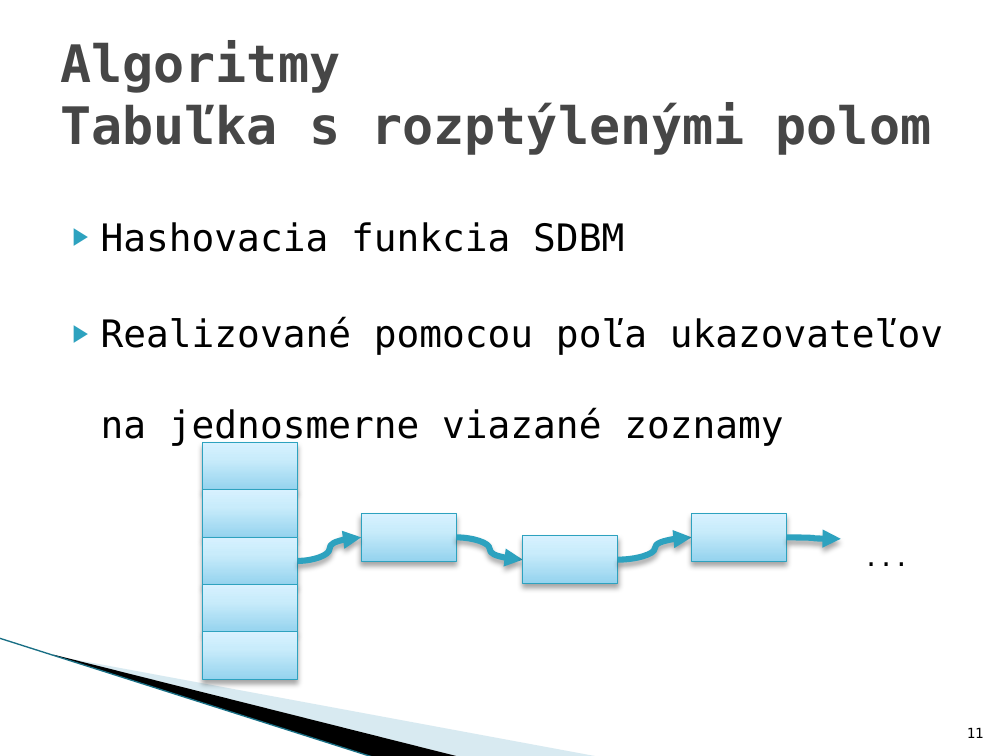
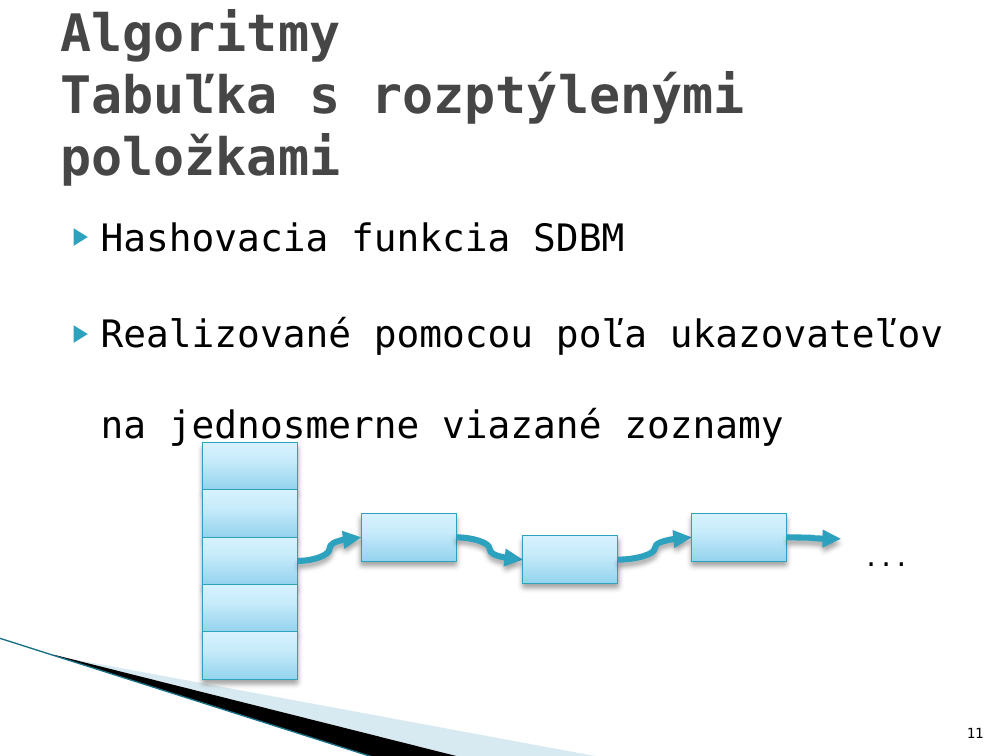
Before and after one commit to Dasio/IFJ, a slide deck: slide 11 of obhajoba/ifj_prezentacia.pptx. Drawn at 1008x756 pixels with LibreOffice and Linux fonts; fonts in the diff are those of the drawing; background and template pictures are left out. Boxes give left, top, right and bottom in pixels: in the first picture for what was removed or moved away, otherwise in the second. Text is boxed around its words. In the diff, an @@ line names an element or a change of style, - is before the commit and + after.

Commit message:
Obhajoba: Tabulka s rozptylenym polom

```diff
--- a/obhajoba/ifj_prezentacia.pptx
+++ b/obhajoba/ifj_prezentacia.pptx
@@ title at (x1=60, y1=10, x2=744, y2=186): text changed @@
-Algoritmy
-Tabuľka s rozptýlenými polom
+Algoritmy
+Tabuľka s rozptýlenými položkami
```
Also in this commit, not shown: 1 other file.
